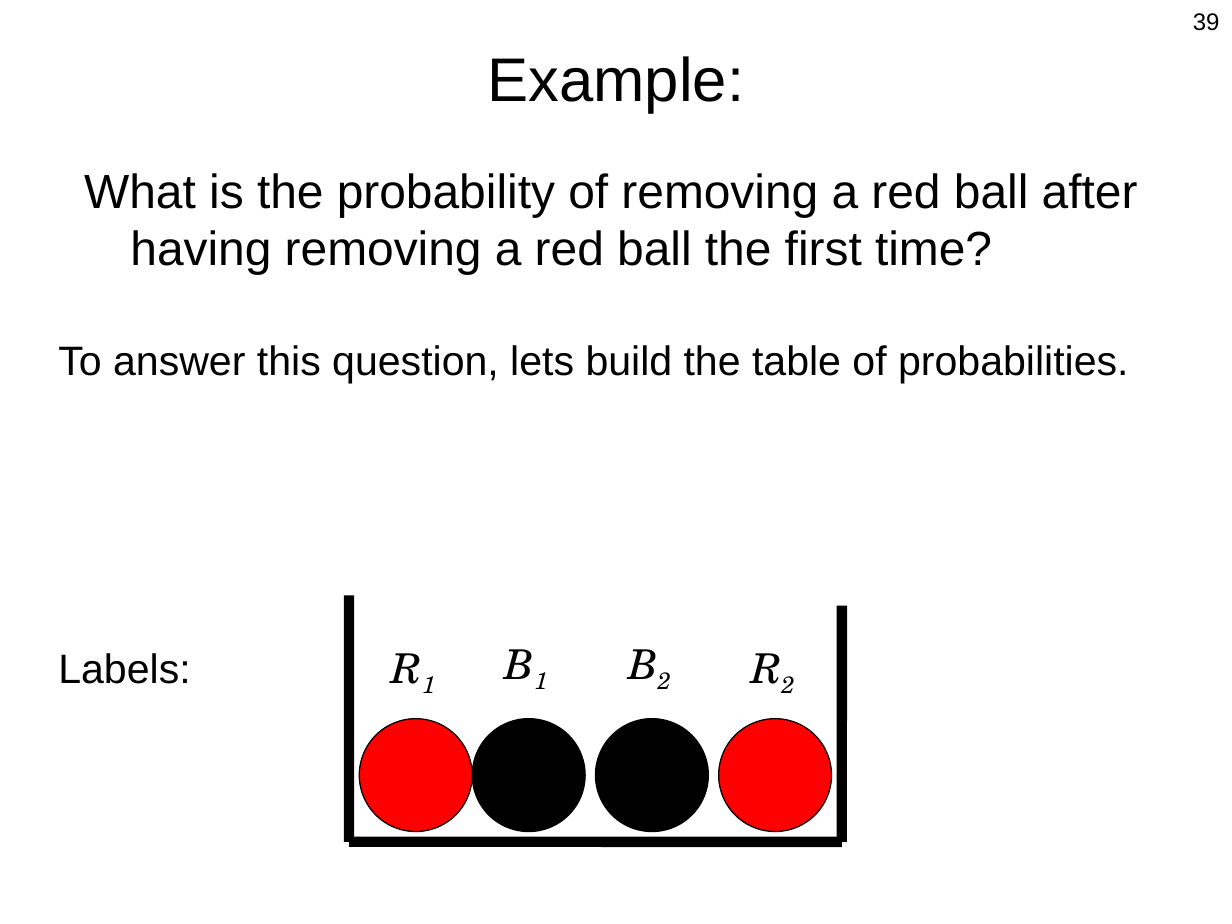
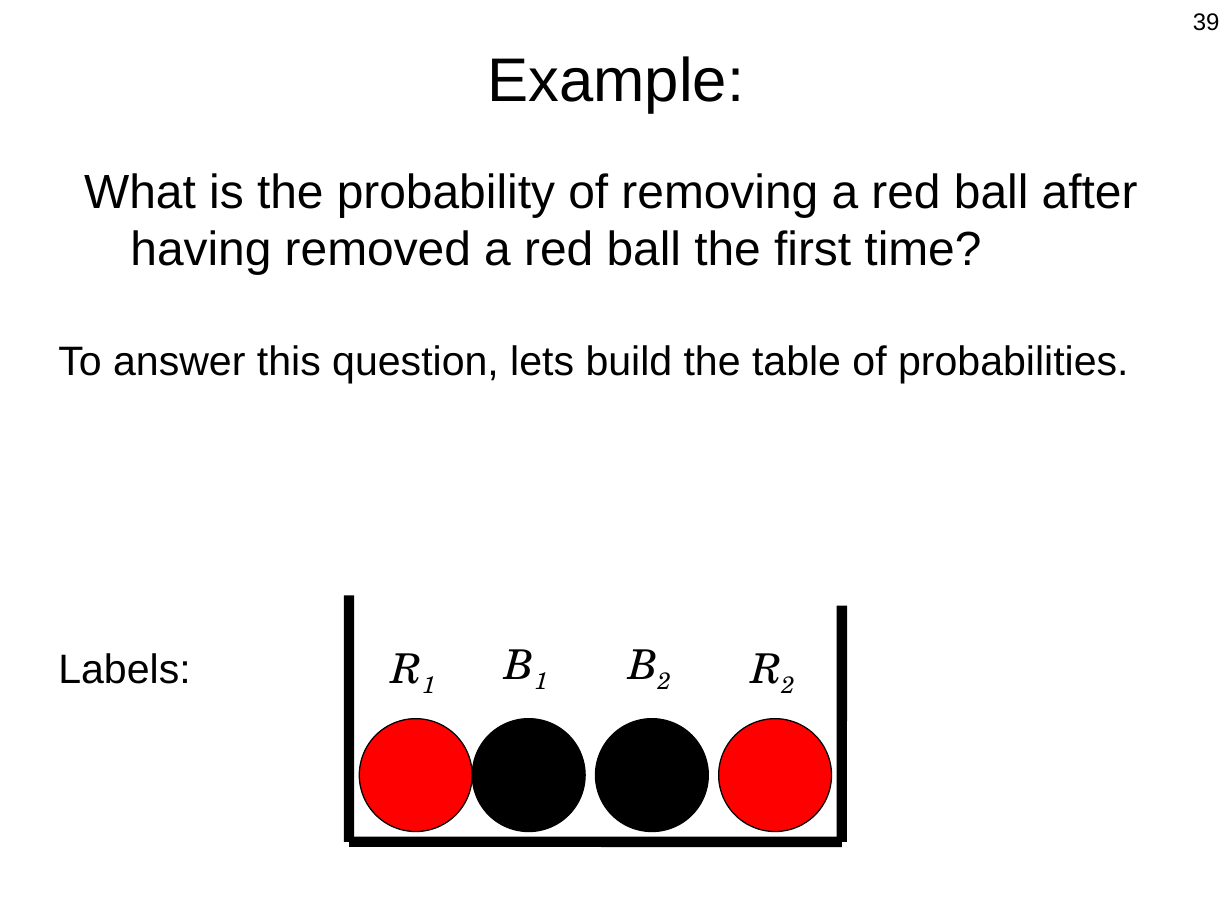
Before and after one commit to Berkeley-ME233/Berkeley-ME233.github.io, a slide deck: slide 39 of static/ME233_Sp16_L2_Probability_Intro.pptx. Drawn at 1232x924 pixels with LibreOffice and Linux fonts; fonts in the diff are those of the drawing. Boxes give left, top, right and bottom in pixels: in the first picture for what was removed or moved away, otherwise in the second. Text is boxed around its words. In the diff, an @@ line names an element or a change of style, - is before the commit and + after.

```diff
--- a/static/ME233_Sp16_L2_Probability_Intro.pptx
+++ b/static/ME233_Sp16_L2_Probability_Intro.pptx
@@ text at (x1=84, y1=173, x2=1138, y2=274): text changed @@
-What is the probability of removing a red ball after having removing a red ball the first time?
+What is the probability of removing a red ball after having removed a red ball the first time?
```
Also in this commit, not shown: 2 other slides changed, 1 other file.
